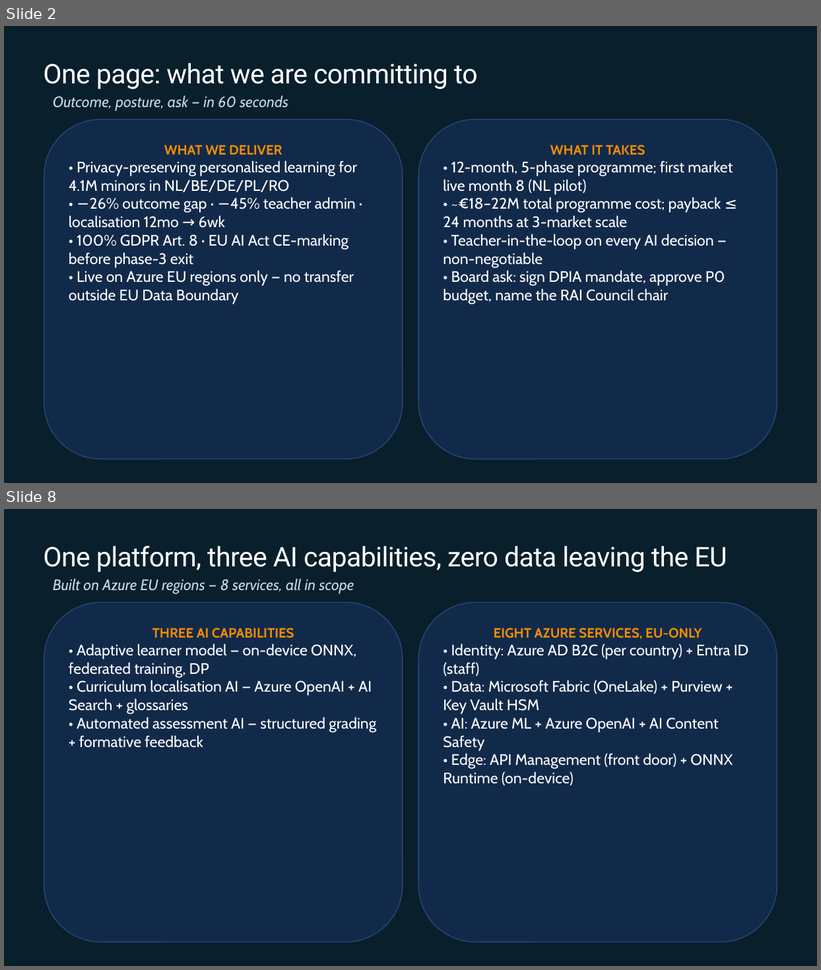
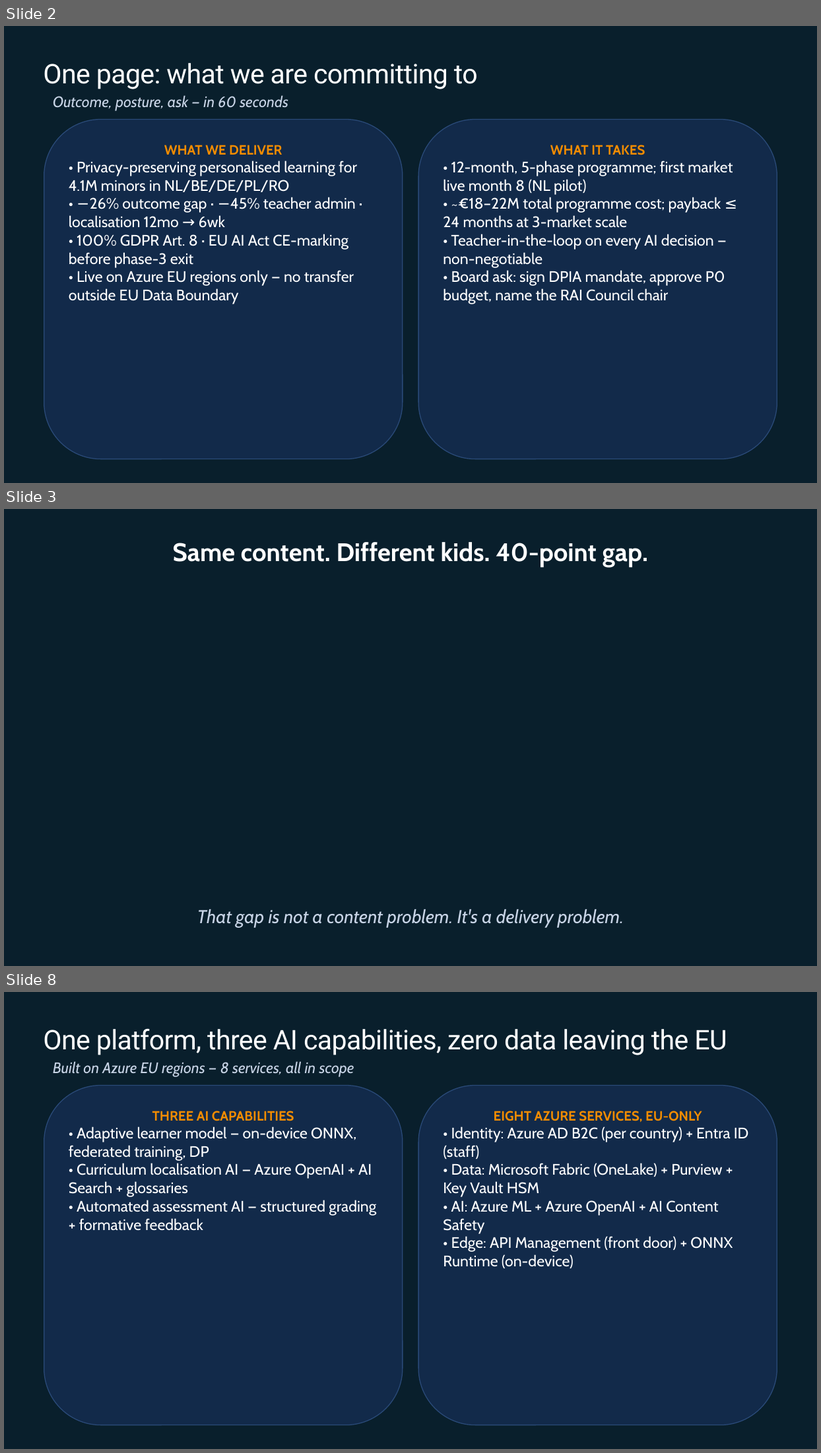
Before and after one commit to EtienneSIG/AMA_Project, a slide deck: Restitution01/build/LearnEU-CXO-Restitution.pptx. Shown one above the other, each under a label of ours: slides 2 and 8 before the commit, slides 2, 3 and 8 after it; the slides between them are not shown. The pictures are 821x970 and 821x1453 pixels, drawn with LibreOffice and Linux fonts; fonts in the diff are those of the drawing; background and template pictures are left out. Boxes give left, top, right and bottom in pixels: in the first picture for what was removed or moved away, otherwise in the second. Text is boxed around its words. In the diff, an @@ line names an element or a change of style, - is before the commit and + after.

```diff
--- a/Restitution01/build/LearnEU-CXO-Restitution.pptx
+++ b/Restitution01/build/LearnEU-CXO-Restitution.pptx
@@ slide 3 added at (x1=4, y1=509, x2=817, y2=966), background picture (left out) @@
@@ text added at (x1=173, y1=542, x2=648, y2=567), 30 pt, text #FFFFFF, bold @@
+Same content. Different kids. 40-point gap.
@@ text added at (x1=197, y1=910, x2=624, y2=928), 22 pt, text #C8D4E6, italic @@
+That gap is not a content problem. It's a delivery problem.
```
Also in this commit, not shown: 3 slides changed, 3 other slides added, 4 slides removed, 28 other files.
